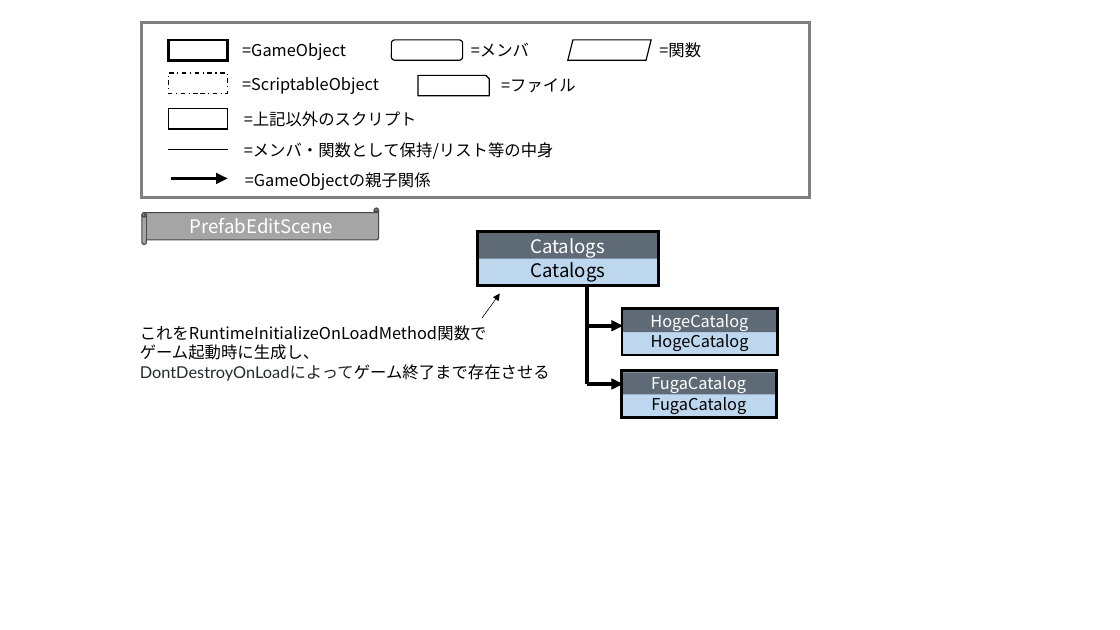
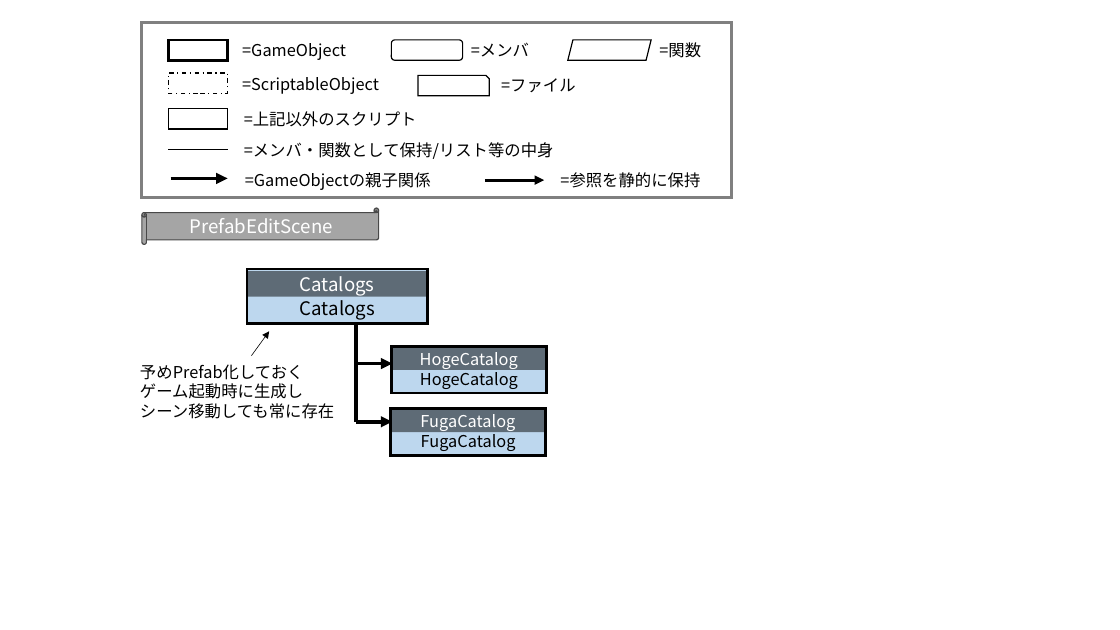
Before and after one commit to Takanashi1443/akitadog_dev_note, a slide deck: slide 5 of materials/250301_csv_so_database/概念図.pptx (slide 4 before the commit). Drawn at 1120x630 pixels with LibreOffice and Linux fonts; fonts in the diff are those of the drawing. Boxes give left, top, right and bottom in pixels: in the first picture for what was removed or moved away, otherwise in the second. Text is boxed around its words. In the diff, an @@ line names an element or a change of style, - is before the commit and + after.

```diff
--- a/materials/250301_csv_so_database/概念図.pptx
+++ b/materials/250301_csv_so_database/概念図.pptx
@@ rectangle: place and size @@
-rectangle at (142,23,810,197)
+rectangle at (142,23,732,197)
@@ text added at (560,172,700,188), 14 pt, text #000000 @@
+=参照を静的に保持
@@ arrow added from (485, 180) to (544, 180), #000000 2.75 pt @@
@@ 2 rectangles, 1 line: place and size @@
-2 rectangles, 1 line at (478,234,777,418)
+2 rectangles, 1 line at (247,271,546,455)
@@ 4 rectangles, 3 arrows: place and size @@
-4 rectangles, 3 arrows at (478,231,778,394)
+4 rectangles, 3 arrows at (247,269,547,432)
@@ text at (140,364,334,419): text changed @@
-これをRuntimeInitializeOnLoadMethod関数で
-ゲーム起動時に生成し、
-DontDestroyOnLoadによってゲーム終了まで存在させる
+予めPrefab化しておく
+ゲーム起動時に生成し
+シーン移動しても常に存在
```
Also in this commit, not shown: 2 other slides changed, 1 slide added, 19 other files.
